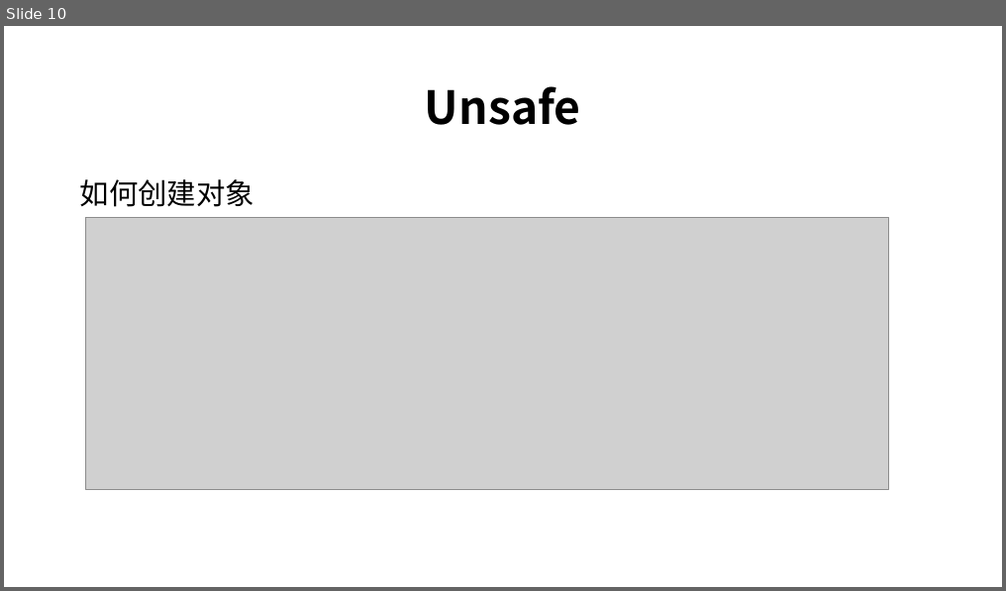
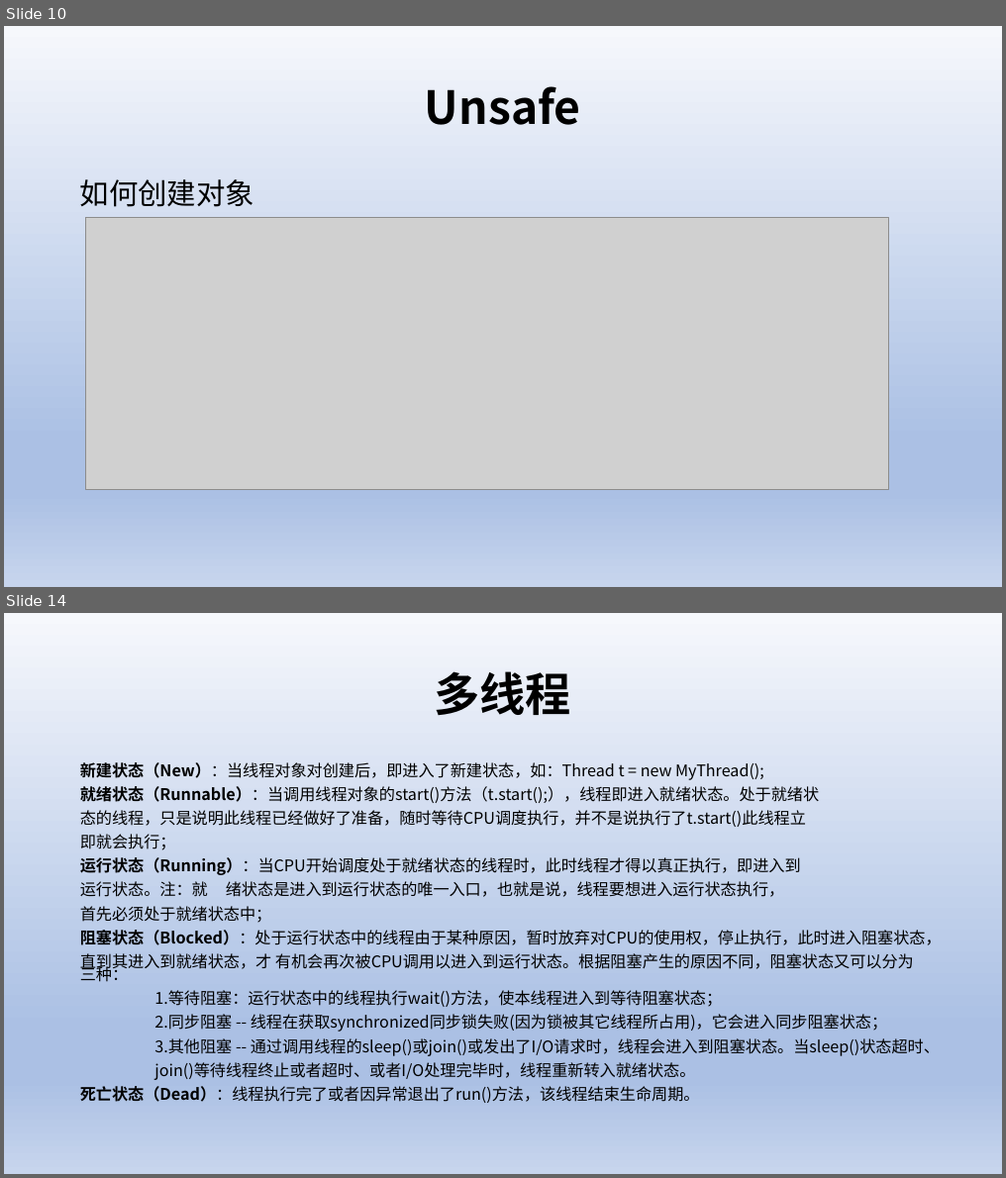
Before and after one commit to ywendy/test, a slide deck: 新建 Microsoft PowerPoint 演示文稿.pptx. Shown one above the other, each under a label of ours: slide 10 before the commit, slides 10 and 14 after it; the slides between them are not shown. The pictures are 1006x591 and 1006x1178 pixels, drawn with LibreOffice and Linux fonts; fonts in the diff are those of the drawing; grey boxes stand for pictures. Boxes give left, top, right and bottom in pixels: in the first picture for what was removed or moved away, otherwise in the second. Text is boxed around its words. In the diff, an @@ line names an element or a change of style, - is before the commit and + after.

```diff
--- a/新建 Microsoft PowerPoint 演示文稿.pptx
+++ b/新建 Microsoft PowerPoint 演示文稿.pptx
@@ slide 14 added at bbox=[4, 613, 1002, 1174], background gradient #F6F8FC to #ABC0E4 to #C7D5ED @@
@@ title added at bbox=[435, 671, 572, 715], 44 pt, text #000000, bold @@
+多线程
@@ text added at bbox=[80, 762, 942, 1103], 15.4 pt, text #000000 @@
+新建状态（New）：当线程对象对创建后，即进入了新建状态，如：Thread t = new MyThread();
+就绪状态（Runnable）：当调用线程对象的start()方法（t.start();），线程即进入就绪状态。处于就绪状
+态的线程，只是说明此线程已经做好了准备，随时等待CPU调度执行，并不是说执行了t.start()此线程立
+即就会执行；
+运行状态（Running）：当CPU开始调度处于就绪状态的线程时，此时线程才得以真正执行，即进入到
+运行状态。注：就 绪状态是进入到运行状态的唯一入口，也就是说，线程要想进入运行状态执行，
+首先必须处于就绪状态中；
+阻塞状态（Blocked）：处于运行状态中的线程由于某种原因，暂时放弃对CPU的使用权，停止执行，此时进入阻塞状态，
+直到其进入到就绪状态，才 有机会再次被CPU调用以进入到运行状态。根据阻塞产生的原因不同，阻塞状态又可以分为三种：
+1.等待阻塞：运行状态中的线程执行wait()方法，使本线程进入到等待阻塞状态；
+2.同步阻塞 -- 线程在获取synchronized同步锁失败(因为锁被其它线程所占用)，它会进入同步阻塞状态；
+3.其他阻塞 -- 通过调用线程的sleep()或join()或发出了I/O请求时，线程会进入到阻塞状态。当sleep()状态超时、
+join()等待线程终止或者超时、或者I/O处理完毕时，线程重新转入就绪状态。
+死亡状态（Dead）：线程执行完了或者因异常退出了run()方法，该线程结束生命周期。
@@ slide 10 changed as well @@
@@ background #FFFFFF to gradient #F6F8FC to #ABC0E4 to #C7D5ED @@
```
Also in this commit, not shown: 9 other slides changed, 5 other slides added, 1 slide removed, 7 other files.
